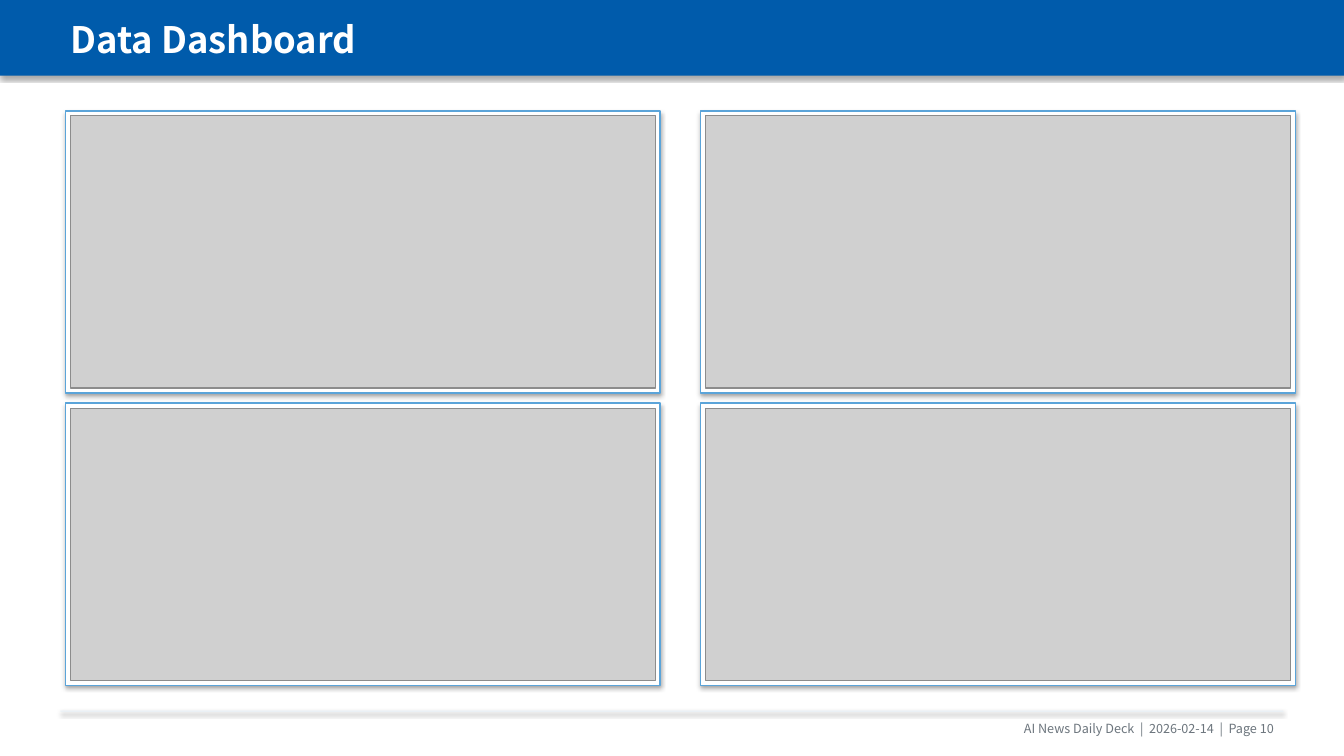
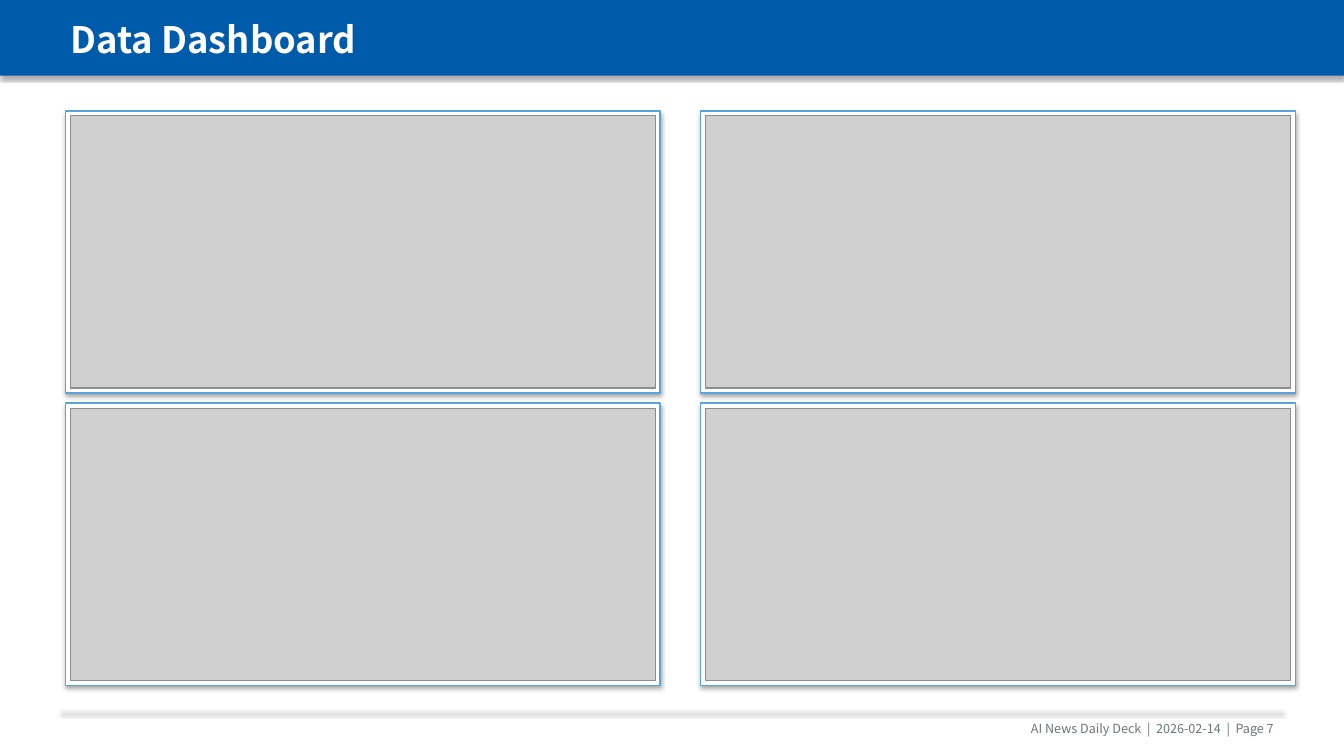
Before and after one commit to chel2311/ai-news-deck-reports, a slide deck: slide 8 of 2026-02-14/report_2026-02-14.pptx (slide 11 before the commit). Drawn at 1344x756 pixels with LibreOffice and Linux fonts; fonts in the diff are those of the drawing; grey boxes stand for pictures. Boxes give left, top, right and bottom in pixels: in the first picture for what was removed or moved away, otherwise in the second. Text is boxed around its words. In the diff, an @@ line names an element or a change of style, - is before the commit and + after.

Commit message:
Add 2026-02-14 daily report

```diff
--- a/2026-02-14/report_2026-02-14.pptx
+++ b/2026-02-14/report_2026-02-14.pptx
@@ text at bbox=[1031, 723, 1274, 736]: text changed @@
-AI News Daily Deck | 2026-02-14 | Page 10
+AI News Daily Deck | 2026-02-14 | Page 7
```
Also in this commit, not shown: 5 other slides changed, 3 slides added, 6 slides removed, 5 other files.
